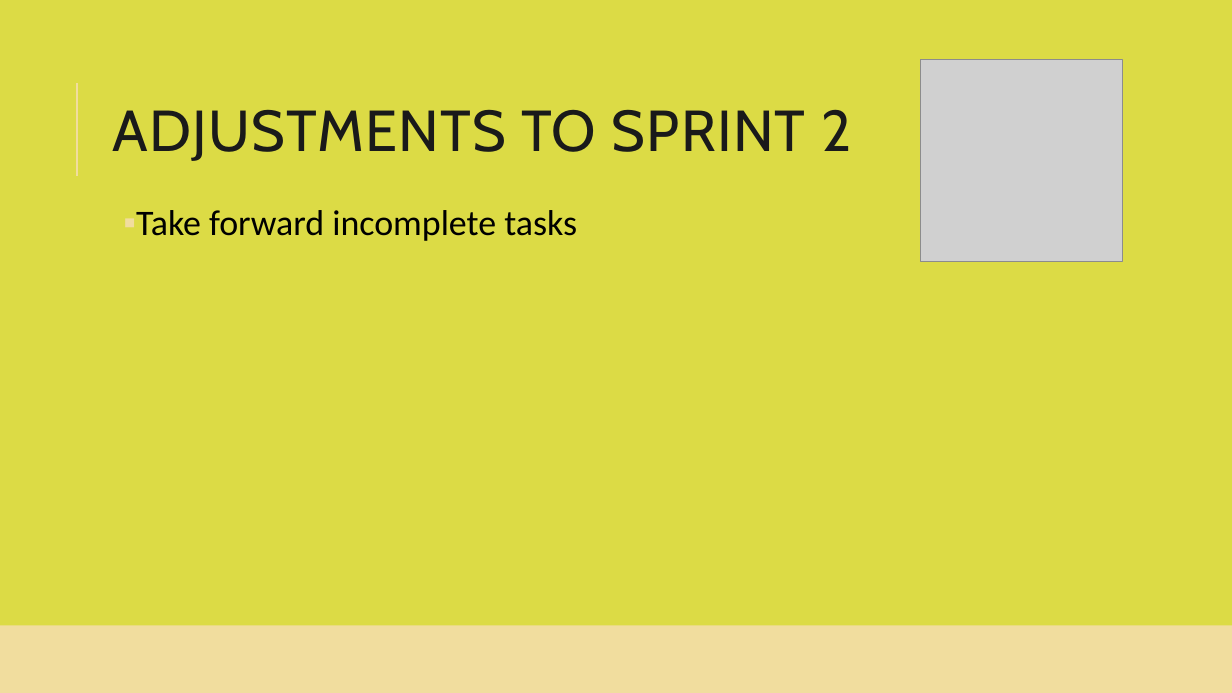
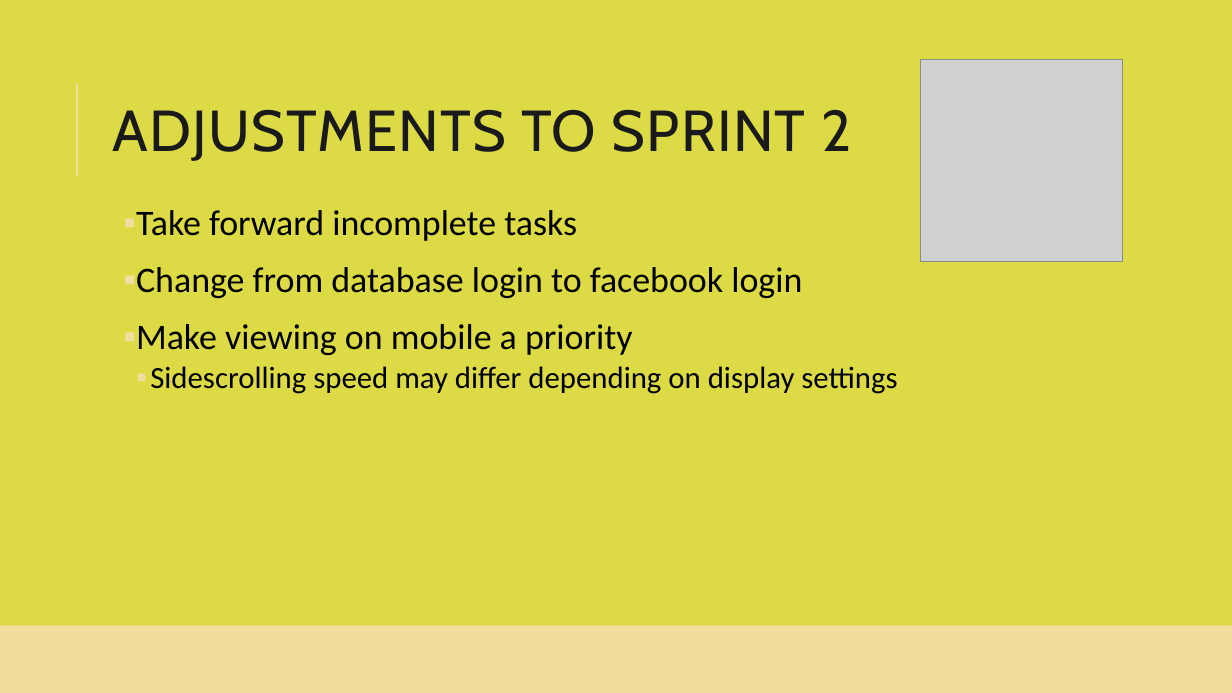
Before and after one commit to smiyaoka/forkPotatoDOC, a slide deck: slide 10 of ForkandPotatoSprint1.pptx. Drawn at 1232x693 pixels with LibreOffice and Linux fonts; fonts in the diff are those of the drawing; grey boxes stand for pictures. Boxes give left, top, right and bottom in pixels: in the first picture for what was removed or moved away, otherwise in the second. Text is boxed around its words. In the diff, an @@ line names an element or a change of style, - is before the commit and + after.

```diff
--- a/ForkandPotatoSprint1.pptx
+++ b/ForkandPotatoSprint1.pptx
@@ text at box(136, 267, 897, 394): paragraphs added @@
+▪ Change from database login to facebook login
+▪ Make viewing on mobile a priority
+  ▪ Sidescrolling speed may differ depending on display settings
```
Also in this commit, not shown: 6 other slides changed.
